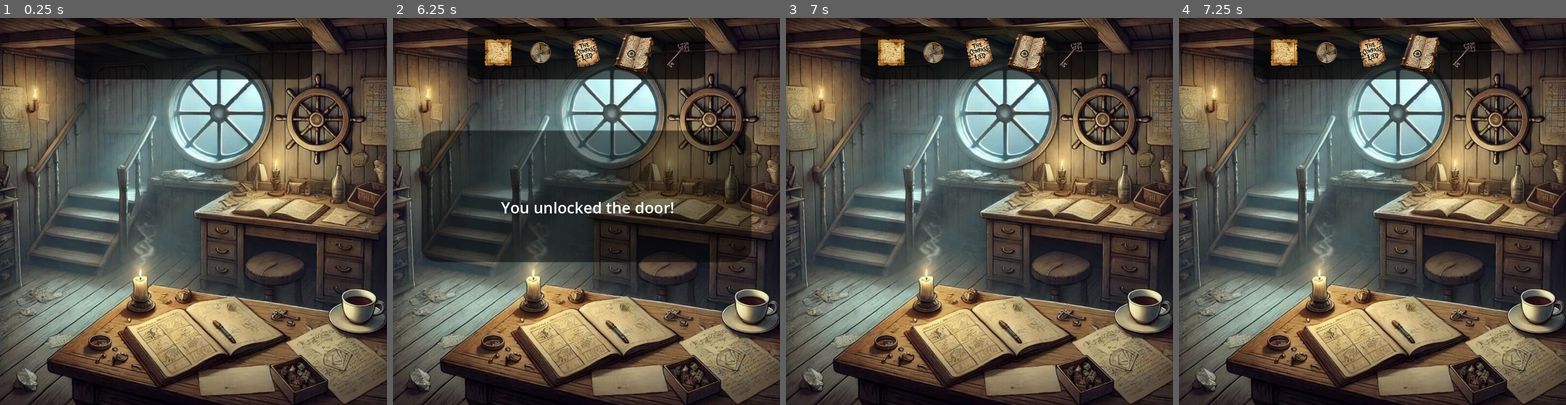
Above: before the commit, frames 1-4 (left to right).
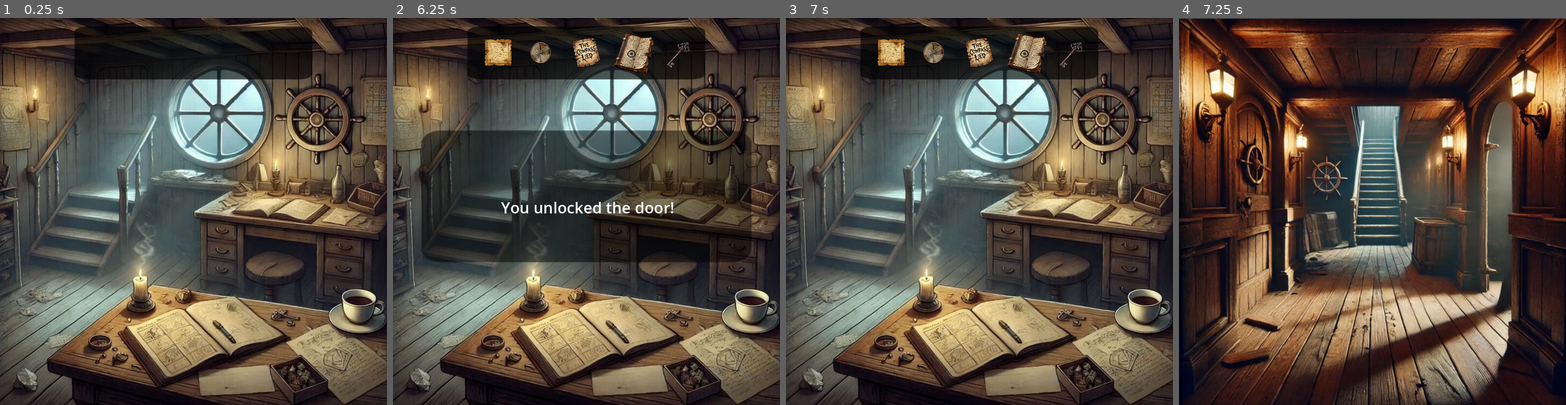
Above: after the commit, the same moments.

Repository: MasonPrather/AWakeInTheDarkKSU
Game: Godot game, scene res://Scenes/captains_cabin.tscn
Two runs of this game, one before a commit and one after it. Both use one fixed random seed, a clock stepped at 60 frames per second and the inputs below.
Inputs (mouse positions are in pixels of both pictures, inside the frame that each line leads up to):
- Up to frame 1 (0.25 s): no input
- Up to frame 2 (6.25 s): tap Enter at 0.5, 2, 3.5 s; move the mouse to (594, 335) at 0.52 s; click (594, 335) at 0.67 s; tap Space at 1.25, 2.75, 4.25 s; move the mouse to (752, 304) at 1.27 s; click (752, 304) at 1.42 s; move the mouse to (408, 118) at 2.02 s; click (408, 118) at 2.17 s; move the mouse to (493, 343) at 2.77 s; click (493, 343) at 2.92 s; move the mouse to (447, 339) at 3.52 s; click (447, 339) at 3.67 s; move the mouse to (729, 188) at 4.27 s; click (729, 188) at 4.42 s; move the mouse to (512, 122) at 5.02 s; click (512, 122) at 5.17 s; move the mouse to (528, 114) at 5.77 s; click (528, 114) at 5.92 s
- Up to frame 3 (7 s): move the mouse to (1064, 192) at 6.52 s; click (1064, 192) at 6.67 s
- Up to frame 4 (7.25 s): no input

Frames 1-3 are identical in both runs. In frame 4, 83% of the frame differs, in the area x 0-100%, y 0-100%.

Commit message:
Add hallway scene, transition to hallway scene, and audio for hallway scene

Diff:
--- /dev/null
+++ b/awakeinthedark/Scenes/hallway.tscn
@@ -0,0 +1,26 @@
+[gd_scene load_steps=5 format=3 uid="uid://c6gx1ywqs5ynv"]
+
+[ext_resource type="Texture2D" uid="uid://cmdru156enryu" path="res://Art/Textures/backgrounds/hallway.png" id="1_re4ul"]
+[ext_resource type="AudioStream" uid="uid://ccqj3a282push" path="res://Audio/music/secrecy-soundtrack-299642.mp3" id="2_5rw0r"]
+[ext_resource type="AudioStream" uid="uid://ceodlgjkik4iq" path="res://Audio/sfx/item-equip-6904.mp3" id="3_o6o30"]
+[ext_resource type="AudioStream" uid="uid://cp24sesqsy3oi" path="res://Audio/sfx/rclick-13693.mp3" id="4_07inh"]
+
+[node name="Hallway" type="Node2D"]
+
+[node name="Sprite2D" type="Sprite2D" parent="."]
+position = Vector2(1.49998, 5.50003)
+scale = Vector2(1.39306, 1.39861)
+texture = ExtResource("1_re4ul")
+
+[node name="Camera2D" type="Camera2D" parent="."]
+
+[node name="BackgroundMusic" type="AudioStreamPlayer2D" parent="."]
+stream = ExtResource("2_5rw0r")
+volume_db = 6.0
+autoplay = true
+
+[node name="InventorySoundPlayer" type="AudioStreamPlayer2D" parent="."]
+stream = ExtResource("3_o6o30")
+
+[node name="ClickSoundPlayer" type="AudioStreamPlayer2D" parent="."]
+stream = ExtResource("4_07inh")
--- a/awakeinthedark/Scripts/captains_cabin.gd
+++ b/awakeinthedark/Scripts/captains_cabin.gd
@@ -63,14 +63,16 @@
 			if has_item("key"):
 				print("You unlocked the door!")
 				dialogue_popup.show_dialogue("You unlocked the door!")
-				# Here you would add code to transition to the next room
-				# Example: get_tree().change_scene_to_file("res://Scenes/hallway.tscn")
+
+				await get_tree().create_timer(2.0).timeout
+
+				get_tree().change_scene_to_file("res://Scenes/hallway.tscn")
 			else:
 				print("It's locked! There must be a key somewhere...")
 				dialogue_popup.show_dialogue("It's locked! There must be a key somewhere...")
 
 		"key":
-			# Check if player has found all other important items
+			# check if player has found all other important items
 			if has_item("logbook") and has_item("map") and has_item("compass") and has_item("compass_note"):
 				$KeyItem.visible = true
 				print("You found a key! It might open the door.")
